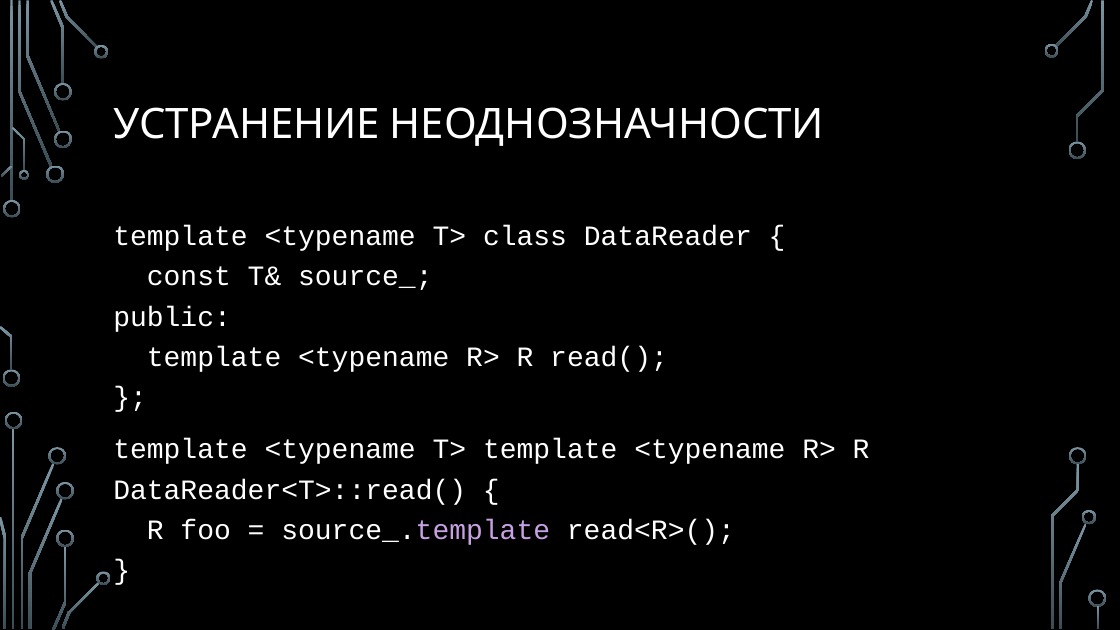
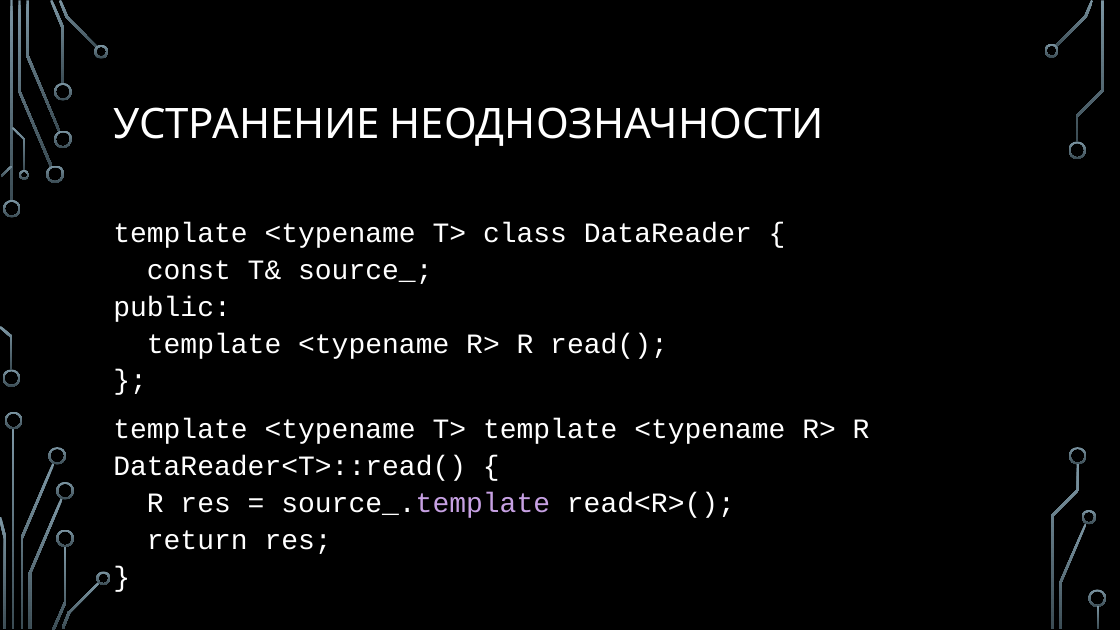
Before and after one commit to MIPT-ILab/cpp-lects-rus, a slide deck: slide 36 of slides/lec2-2-class-templates.pptx (slide 34 before the commit). Drawn at 1120x630 pixels with LibreOffice and Linux fonts; fonts in the diff are those of the drawing; background and template pictures are left out. Boxes give left, top, right and bottom in pixels: in the first picture for what was removed or moved away, otherwise in the second. Text is boxed around its words. In the diff, an @@ line names an element or a change of style, - is before the commit and + after.

```diff
--- a/slides/lec2-2-class-templates.pptx
+++ b/slides/lec2-2-class-templates.pptx
@@ text at box(113, 222, 752, 359): line spacing 1.2 to 1.1 @@
@@ text at box(113, 418, 870, 554): text changed @@
-template <typename T> template <typename R> R
-DataReader<T>::read() {
-R foo = source_.template read<R>();
-}
+template <typename T> template <typename R> R
+DataReader<T>::read() {
+R res = source_.template read<R>();
+return res;
+}
```
Also in this commit, not shown: 15 other slides changed, 2 slides added, 23 slides removed, 9 other files.
